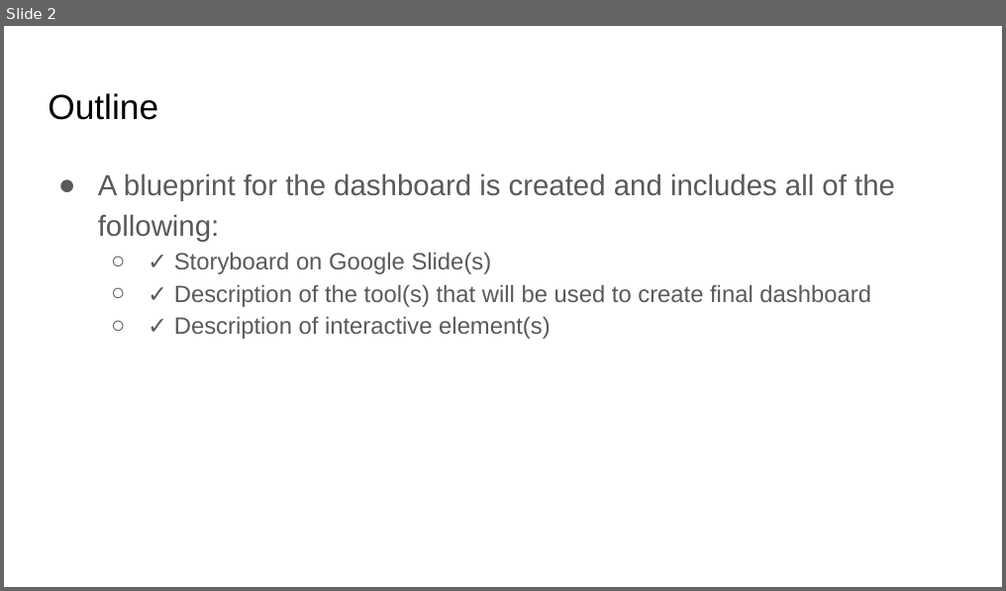
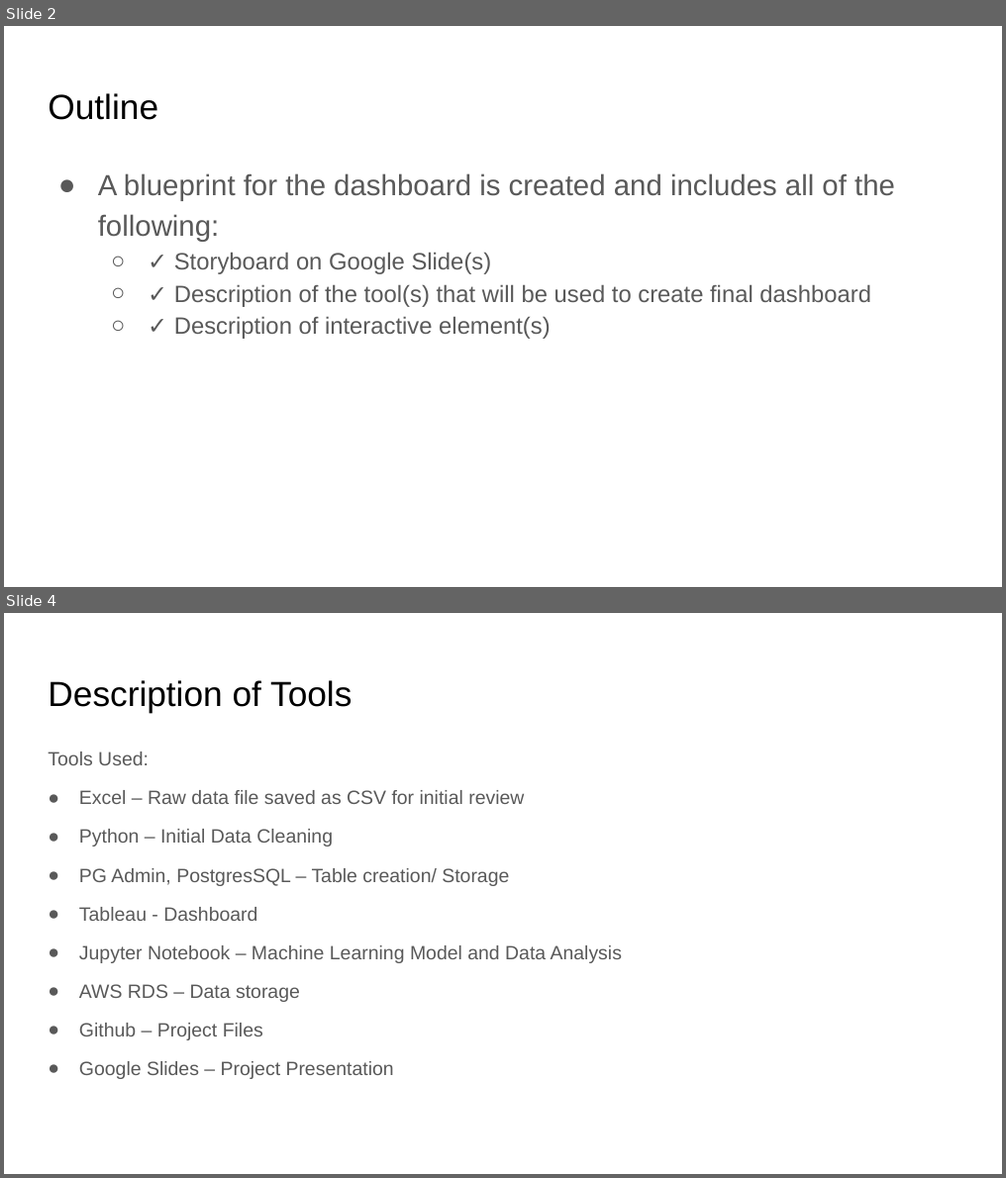
Before and after one commit to AndyPicton/Food_System_Emissions, a slide deck: Katelyn/Dashboard_Blueprint.pptx. Shown one above the other, each under a label of ours: slide 2 before the commit, slides 2 and 4 after it; the slides between them are not shown. The pictures are 1006x591 and 1006x1178 pixels, drawn with LibreOffice and Linux fonts; fonts in the diff are those of the drawing. Boxes give left, top, right and bottom in pixels: in the first picture for what was removed or moved away, otherwise in the second. Text is boxed around its words. In the diff, an @@ line names an element or a change of style, - is before the commit and + after.

Commit message:
updating Dashboard_Blueprint

```diff
--- a/Katelyn/Dashboard_Blueprint.pptx
+++ b/Katelyn/Dashboard_Blueprint.pptx
@@ slide 4 added at [4,613,1002,1174], background #FFFFFF @@
@@ title added at [48,680,351,712], 25.2 pt, text #000000 @@
+Description of Tools
@@ text added at [48,752,622,1079], 13.9 pt, text #595959 @@
+Tools Used:
+● Excel – Raw data file saved as CSV for initial review
+● Python – Initial Data Cleaning
+● PG Admin, PostgresSQL – Table creation/ Storage
+● Tableau - Dashboard
+● Jupyter Notebook – Machine Learning Model and Data Analysis
+● AWS RDS – Data storage
+● Github – Project Files
+● Google Slides – Project Presentation
```
Also in this commit, not shown: 1 slide changed, 1 other slide added, 3 slides removed.
